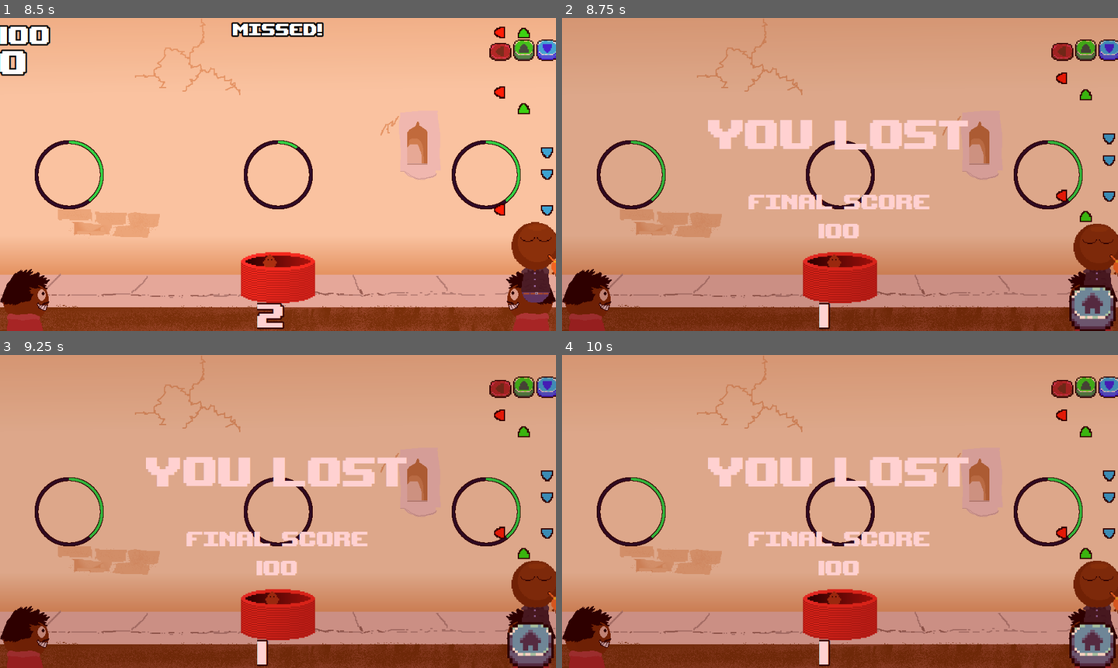
Above: before the commit, frames 1-4 (two rows, left to right).
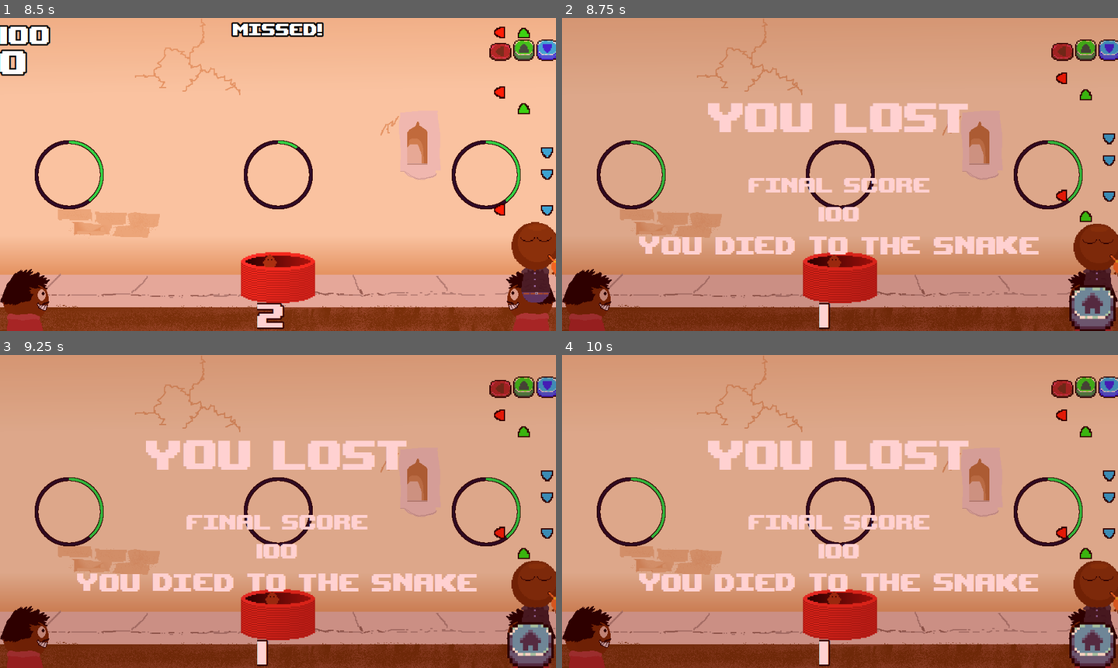
Above: after the commit, the same moments.

Repository: K0RIS/WinterMelonJam2023
Game: Godot game, scene res://assets/scenes/main_menu.tscn
Same seed, same stepped clock (60 frames per second), same inputs: the game is played once before the commit and once after it. Sound files missing from this copy of the repository are replaced by a short silence.
Inputs (mouse positions are in pixels of both pictures, inside the frame that each line leads up to):
- Up to frame 1 (8.5 s): click (166, 52) at 0.5 s; click (261, 193) at 1.25 s; tap Space (Start_Level) at 2, 2.1, 2.85, 3.5, 3.6, 4.35, 5, 5.1, 5.85, 6.6, 7.35, 8.1 s; hold D (move_right) 2.03-3.53 s; tap Enter (ui_accept) at 2.27, 2.75, 3.02, 4.25, 4.52, 5.27, 6.02, 7.52, 8.27 s; hold Left (left) 3.53-4.28 s; hold D (move_right) 4.28-5.78 s; hold Left (left) 5.78-6.53 s; hold D (move_right) 6.53-7.28 s; hold Left (left) from 7.28 s (still down)
- Up to frame 2 (8.75 s): keep holding Left (left)
- Up to frame 3 (9.25 s): release Left (left) at 8.78 s; hold D (move_right) from 8.78 s (still down); tap Space (Start_Level) at 8.85 s; tap Enter (ui_accept) at 9.02 s
- Up to frame 4 (10 s): keep holding D (move_right); tap Space (Start_Level) at 9.6 s

Frame 1 is identical in both runs. In frame 2, 8.4% of the frame differs, in the area x 13-86%, y 27-76%; in frame 3, 8.4%; in frame 4, 8.5%.

Commit message:
Death Reason added to fail state

Diff:
--- a/assets/scenes/LevelBase.tscn
+++ b/assets/scenes/LevelBase.tscn
@@ -175,6 +175,7 @@
 
 [connection signal="StartGame" from="ReadyUpScreen" to="." method="_on_ready_up_screen_start_game"]
 [connection signal="snake_lose" from="EnvironmentalAreas" to="." method="_on_environmental_areas_snake_lose"]
+[connection signal="DeathReason" from="SnakeCharmer" to="LoseScreen" method="ChangeDeathReason"]
 [connection signal="died" from="SnakeCharmer" to="." method="_on_snake_charmer_died"]
 [connection signal="GettingFaster" from="SnakeCharmer/Node/RhythmGame" to="SpeedUp" method="_on_rhythm_game_getting_faster"]
 [connection signal="finished" from="SnakeCharmer/Node/RhythmGame/PrincipalTrack" to="." method="_on_principal_track_finished"]
@@ -182,3 +183,4 @@
 [editable path="EnvironmentalAreas"]
 [editable path="SnakeCharmer"]
 [editable path="SnakeCharmer/Node/RhythmGame"]
+[editable path="LoseScreen"]
--- a/assets/scenes/Levels/LevelTwo.tscn
+++ b/assets/scenes/Levels/LevelTwo.tscn
@@ -29,8 +29,10 @@
 mouse_filter = 2
 color = Color(1, 0, 0, 0.180392)
 
+[connection signal="DeathReason" from="EnvironmentalAreas" to="LoseScreen" method="ChangeDeathReason"]
 [connection signal="GettingFaster" from="SnakeCharmer/Node/RhythmGame" to="SpeedUp" method="_on_rhythm_game_getting_faster"]
 
 [editable path="EnvironmentalAreas"]
 [editable path="SnakeCharmer"]
 [editable path="SnakeCharmer/Node/RhythmGame"]
+[editable path="LoseScreen"]
--- a/assets/scenes/LoseScreen.tscn
+++ b/assets/scenes/LoseScreen.tscn
@@ -69,6 +69,17 @@
 fit_content = true
 autowrap_mode = 0
 
+[node name="LostReason" type="RichTextLabel" parent="CenterContainer/VBoxContainer"]
+layout_mode = 2
+size_flags_horizontal = 4
+size_flags_vertical = 4
+theme = ExtResource("2_bs1rf")
+theme_override_font_sizes/normal_font_size = 60
+bbcode_enabled = true
+text = "[shake rate=20.0 level=5 connected=1][/shake]"
+fit_content = true
+autowrap_mode = 0
+
 [node name="Back" type="TextureButton" parent="."]
 texture_filter = 1
 layout_mode = 1
--- a/assets/scenes/rock_thrower.tscn
+++ b/assets/scenes/rock_thrower.tscn
@@ -15,5 +15,6 @@
 
 [node name="AudioStreamPlayer" type="AudioStreamPlayer" parent="."]
 stream = ExtResource("3_5yxbc")
+volume_db = -10.0
 
 [connection signal="timeout" from="Timer" to="." method="_on_timer_timeout"]
--- a/assets/scripts/EnvironmentalAreas.gd
+++ b/assets/scripts/EnvironmentalAreas.gd
@@ -3,7 +3,7 @@
 @onready var snake_meter = $Node2D/SnakeArea/SnakeMeter
 @onready var charm_meter = $Node2D/CrowdArea/CharmMeter
 @onready var placeholder_meter = $Node2D/PlaceholderArea/PlaceholderMeter
-
+signal DeathReason(reason)
 @onready var crowd_one = $Node2D/CrowdArea/AnimatedSprite2D
 @onready var crowd_two = $Node2D/PlaceholderArea/AnimatedSprite2D2
 
@@ -13,6 +13,7 @@
 
 func _on_snake_meter_bar_empty():
 	emit_signal("snake_lose")
+	emit_signal("DeathReason", "You died to the snake")
 	$"../LoseScreen/LostSound".play()
 
 func _on_charm_meter_bar_empty():
--- a/assets/scripts/LoseScreen.gd
+++ b/assets/scripts/LoseScreen.gd
@@ -12,3 +12,5 @@
 
 func Pause():
 	get_tree().paused = true
+func ChangeDeathReason(reason):
+	$CenterContainer/VBoxContainer/LostReason.text = "[shake rate=10.0 level=1 connected=0]"+reason+"[/shake]"
--- a/assets/scripts/Player.gd
+++ b/assets/scripts/Player.gd
@@ -1,6 +1,7 @@
 extends CharacterBody2D
 class_name SnakeCharmer
 signal  died
+signal DeathReason(reason)
 const SPEED = 800.0
 const JUMP_VELOCITY = -400.0
 
@@ -64,6 +65,7 @@
 	if CurrentHealth <= 0:
 		emit_signal("died")
 		$LostSound.play()
+		emit_signal("DeathReason","Died to Rocks")
 		$"../LoseScreen".Pause()
 
 func _on_hit_timer_timeout():
--- a/project.godot
+++ b/project.godot
@@ -13,7 +13,7 @@
 config/name="WinterMelonJam2023"
 run/main_scene="res://assets/scenes/main_menu.tscn"
 config/features=PackedStringArray("4.2", "Forward Plus")
-config/icon="res://assets/icon.svg"
+config/icon="res://assets/sprites/image.png"
 
 [autoload]
 
Binary file added: assets/sprites/image.png
Not shown, added: assets/sprites/image.png.import
Not shown, added: Charmer.zip
Not shown, added: CharmerMac.zip
